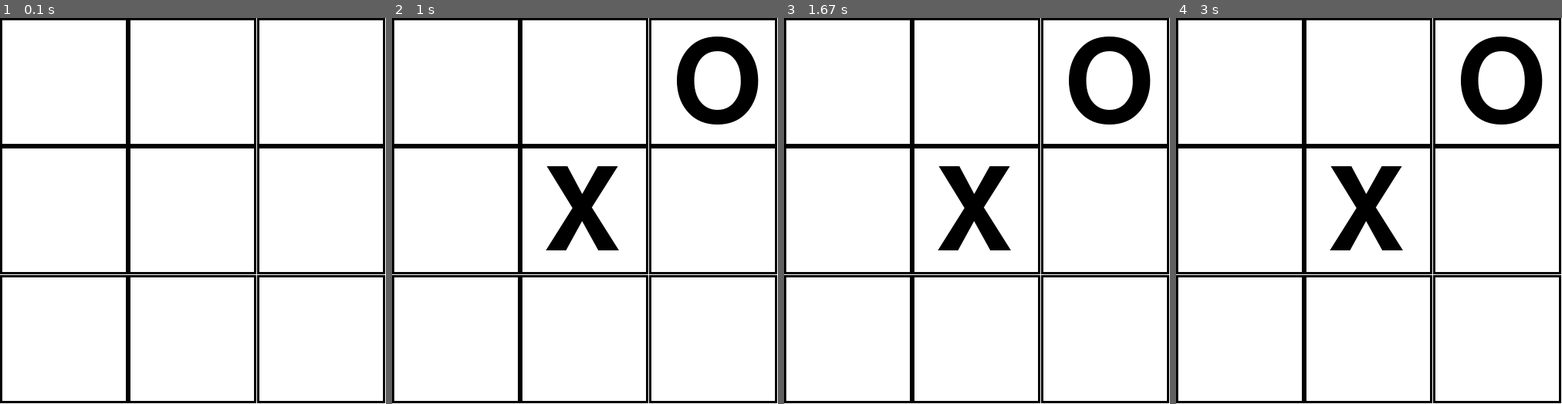
Above: before the commit, frames 1-4 (left to right).
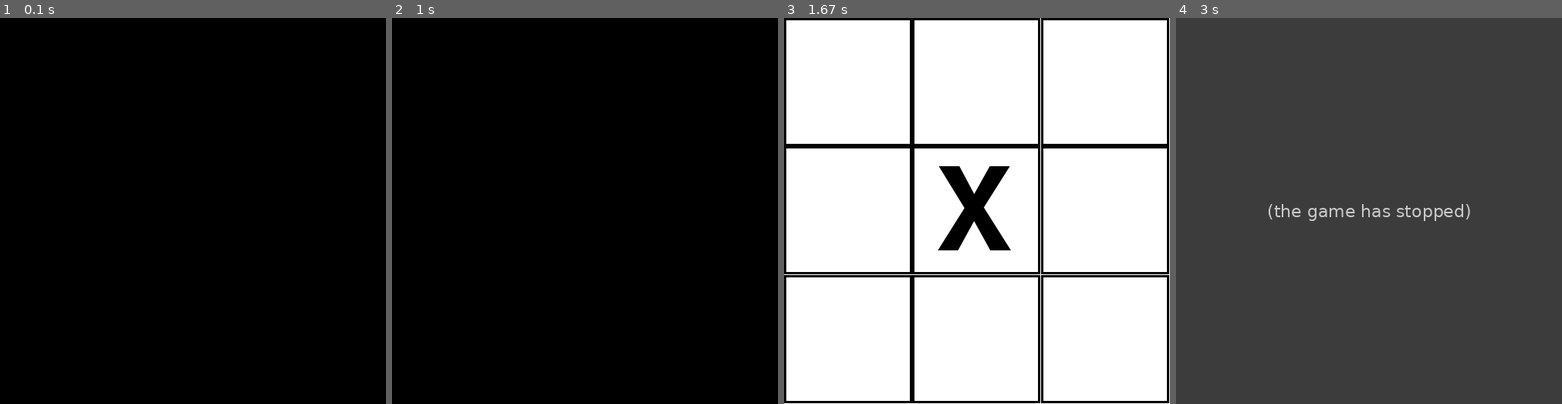
Above: after the commit, the same moments.

Repository: Ezfeik/IA_pygame
Game: pygame game, started from TicTacToe/main.py
Same seed, same stepped clock (60 frames per second), same inputs: the game is played once before the commit and once after it.
Inputs (mouse positions are in pixels of both pictures, inside the frame that each line leads up to):
- Up to frame 1 (0.1 s): no input
- Up to frame 2 (1 s): click (585, 238) at 0.88 s
- Up to frame 3 (1.67 s): no input
- Up to frame 4 (3 s): no input

The runs differ from the first frame. In frame 1, 93% of the frame differs, in the area x 0-100%, y 0-100%; in frame 2, 89%; in frame 3, 2.5%; in frame 4, 100%.
Error after the commit: TypeError: Search.__init__() missing 1 required positional argument: 'opponent' (player.py l...; the game stopped at 2 s (later frames are placeholders)

Commit message:
Add: base code for minmax algorithm implementation

Diff:
--- a/TicTacToe/board.py
+++ b/TicTacToe/board.py
@@ -9,29 +9,30 @@
         self.grid_size = gs
 
 
-    def set_matrix(self, i, j, l):
+    def set_matrix(self, m):
+        self.matrix = m
+
+
+    def set_letter(self, i, j, l):
         self.matrix[i][j] = l
 
 
+    def get_matrix(self):
+        return self.matrix
+
+
     def game_over(self):
-        if self.matrix[0][0] == self.matrix[0][1] == self.matrix[0][2] != " ":
+        for i in range(3):
+            if self.matrix[i][0] == self.matrix[i][1] == self.matrix[i][2] != " ":
+                return True
+            if self.matrix[0][i] == self.matrix[1][i] == self.matrix[2][i] != " ":
+                return True
+        if self.matrix[0][0] == self.matrix[1][1] == self.matrix[2][2] != " ":
             return True
-        elif self.matrix[1][0] == self.matrix[1][1] == self.matrix[1][2] != " ":
+        if self.matrix[0][2] == self.matrix[1][1] == self.matrix[2][0] != " ":
             return True
-        elif self.matrix[2][0] == self.matrix[2][1] == self.matrix[2][2] != " ":
-            return True
-        elif self.matrix[0][0] == self.matrix[1][0] == self.matrix[2][0] != " ":
-            return True
-        elif self.matrix[0][1] == self.matrix[1][1] == self.matrix[2][1] != " ":
-            return True
-        elif self.matrix[0][2] == self.matrix[1][2] == self.matrix[2][2] != " ":
-            return True
-        elif self.matrix[0][0] == self.matrix[1][1] == self.matrix[2][2] != " ":
-            return True
-        elif self.matrix[0][2] == self.matrix[1][1] == self.matrix[2][0] != " ":
-            return True
-        else:
-            return False
+
+        return False
 
 
     def draw(self, screen):
--- a/TicTacToe/main.py
+++ b/TicTacToe/main.py
@@ -11,7 +11,7 @@
 run = True
 WHITE = (255, 255, 255)
 clock = pygame.time.Clock()
-FPS = 60
+FPS = 1
 pygame.init()
 
 if __name__ == '__main__':
@@ -42,10 +42,10 @@
                     # print(pos_matrix)
         #Logic section
         if TURN%2 == 1:
-            if player1.turn(board, pos_matrix):
+            if player1.turn(board, pos_matrix, player2):
                 TURN += 1
         else:
-            if player2.turn(board, pos_matrix):
+            if player2.turn(board, pos_matrix, player1):
                 TURN += 1
 
         if board.game_over():
--- /dev/null
+++ b/TicTacToe/node.py
@@ -0,0 +1,14 @@
+
+
+class Node(object):
+    """docstring for Node."""
+
+    def __init__(self, value, prev, level, heuristic):
+        self.value = value
+        self.prev = prev
+        self.level = level
+        self.heuristic = heuristic
+
+
+    def set_heuristic(self, heuristic):
+        self.heuristic = heuristic
--- a/TicTacToe/player.py
+++ b/TicTacToe/player.py
@@ -1,6 +1,5 @@
 import pygame
-import random
-
+from search import Search
 
 class Player():
 
@@ -9,19 +8,20 @@
         self.ia = ia
 
 
-    def turn(self, board, pos):
+    def get_letter(self):
+        return self.letter
+
+
+    def turn(self, board, pos, opponent):
         if self.ia:
-            pos_ia = random.randint(0,2), random.randint(0,2)
-            if board.matrix[pos_ia[0]][pos_ia[1]] == " ":
-                board.set_matrix(pos_ia[0], pos_ia[1], self.letter)
-                return True
-            else:
-                return False
+            search = Search(board.get_matrix(), opponent.get_letter())
+            board.set_letter(search.find(), self.letter)
+            return True
         else:
             if pos == None:
                 return False
             elif board.matrix[pos[0]][pos[1]] == " ":
-                board.set_matrix(pos[0], pos[1], self.letter)
+                board.set_letter(pos[0], pos[1], self.letter)
                 return True
             else:
                 return False
--- /dev/null
+++ b/TicTacToe/search.py
@@ -0,0 +1,15 @@
+from node import Node
+
+
+class Search(object):
+    """docstring for Search."""
+
+    def __init__(self, matrix, player, opponent):
+        self.matrix = matrix
+        self.to_max = player
+        self.to_min = opponent
+
+
+    def find(self):
+
+        return True
